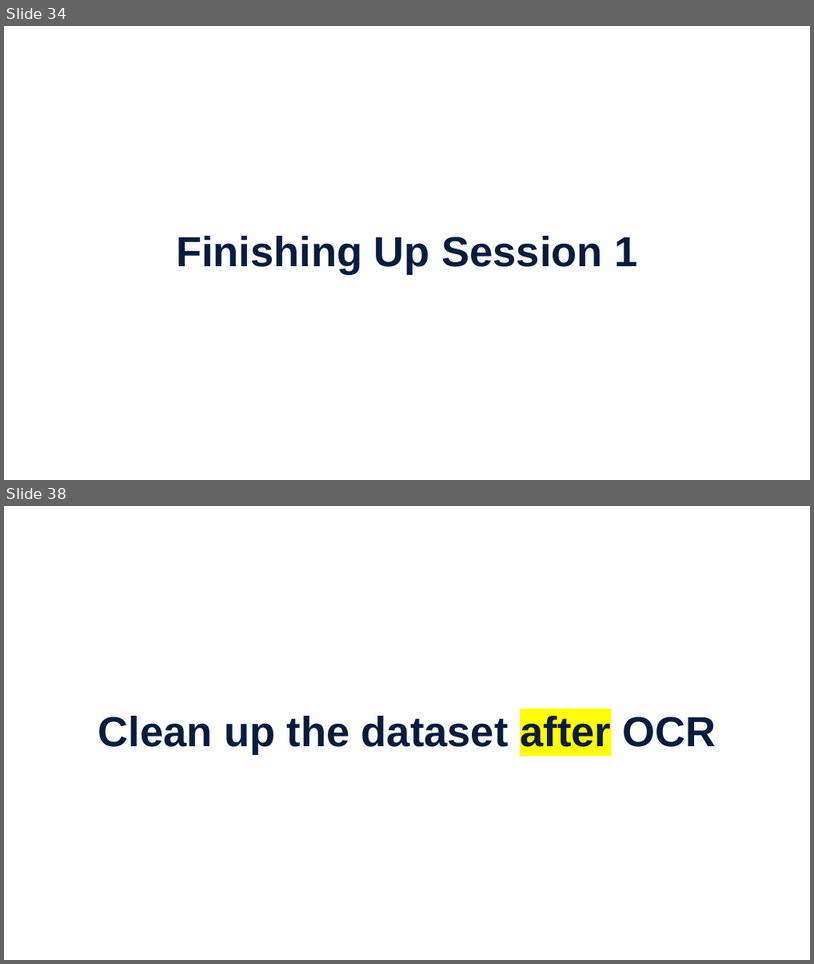
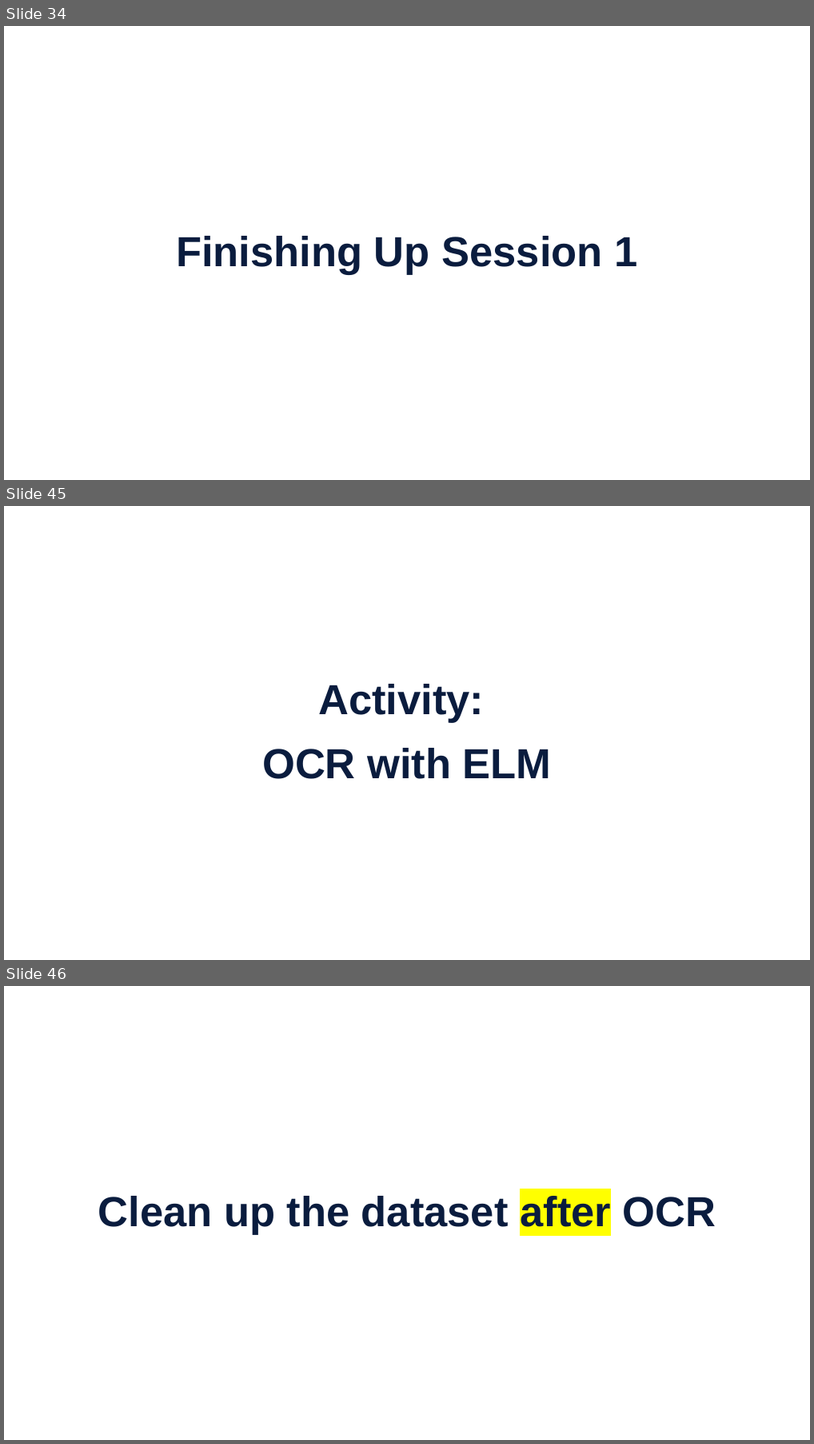
Before and after one commit to EFI-training/OCR-From-Images-To-Text, a slide deck: OCR-2026.pptx. Shown one above the other, each under a label of ours: slides 34 and 38 before the commit, slides 34, 45 and 46 after it; the slides between them are not shown. The pictures are 814x964 and 814x1444 pixels, drawn with LibreOffice and Linux fonts; fonts in the diff are those of the drawing; background and template pictures are left out. Boxes give left, top, right and bottom in pixels: in the first picture for what was removed or moved away, otherwise in the second. Text is boxed around its words. In the diff, an @@ line names an element or a change of style, - is before the commit and + after.

```diff
--- a/OCR-2026.pptx
+++ b/OCR-2026.pptx
@@ slide 45 added at (4, 506, 810, 960), background #FFFFFF @@
@@ text added at (262, 684, 552, 779), 100 pt, text #0A1C3E, bold @@
+Activity:
+OCR with ELM
@@ what was slide 38 is now slide 46 @@
```
Also in this commit, not shown: 2 slides changed, 8 other slides added, 1 slide removed, 4 other files.
